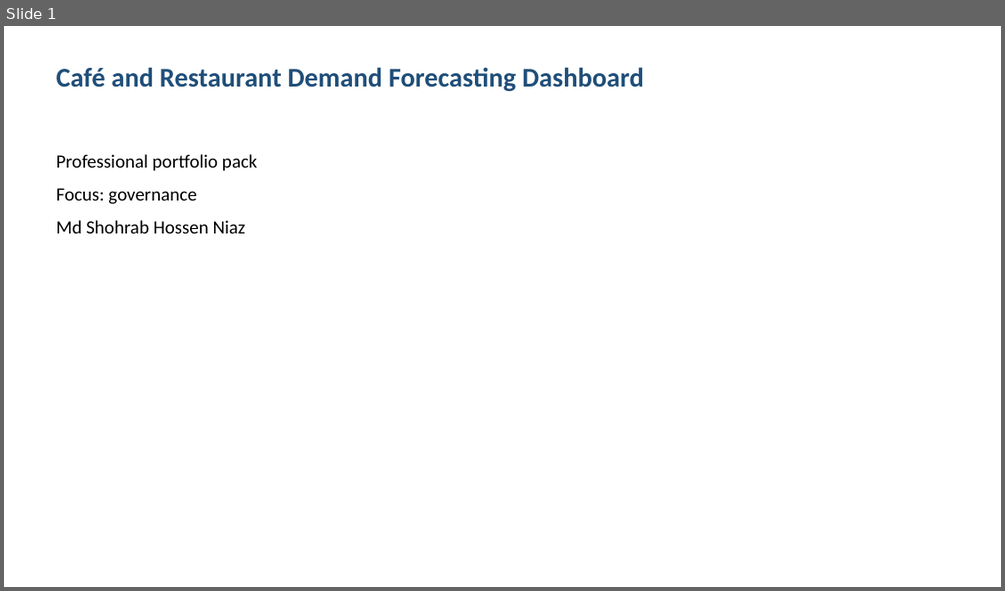
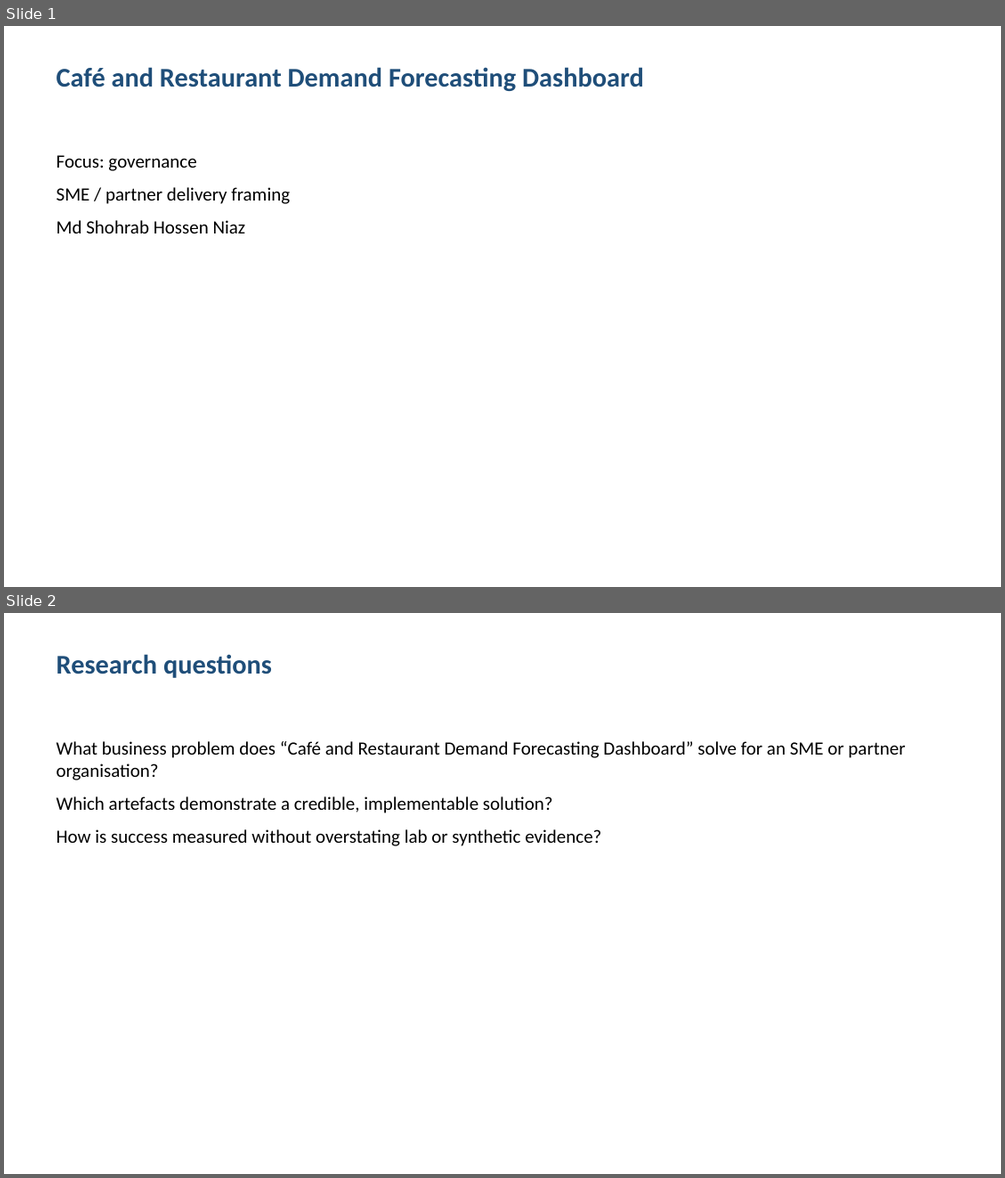
Before and after one commit to shohrabniaz/cafe-restaurant-demand-forecast, a slide deck: Final_Submission/02_Presentation.pptx. Shown one above the other, each under a label of ours: slide 1 before the commit, slides 1 and 2 after it. The pictures are 1005x591 and 1005x1178 pixels, drawn with LibreOffice and Linux fonts; fonts in the diff are those of the drawing. Boxes give left, top, right and bottom in pixels: in the first picture for what was removed or moved away, otherwise in the second. Text is boxed around its words. In the diff, an @@ line names an element or a change of style, - is before the commit and + after.

Commit message:
Polish portfolio pack for professional showcase readiness.

```diff
--- a/Final_Submission/02_Presentation.pptx
+++ b/Final_Submission/02_Presentation.pptx
@@ slide 2 added at [4,613,1001,1174], background #FFFFFF @@
@@ text added at [57,654,272,678], 26 pt, text #1F4E79, bold @@
+Research questions
@@ text added at [57,741,905,846], 18 pt, text #000000 @@
+What business problem does “Café and Restaurant Demand Forecasting Dashboard” solve for an SME or partner organisation?
+Which artefacts demonstrate a credible, implementable solution?
+How is success measured without overstating lab or synthetic evidence?
@@ slide 1 changed as well @@
@@ text at [57,154,257,171]: paragraph removed @@
-Professional portfolio pack
@@ text at [57,187,290,204]: paragraph added @@
+SME / partner delivery framing
```
Also in this commit, not shown: 2 other slides changed, 1 slide removed, 12 other files.
